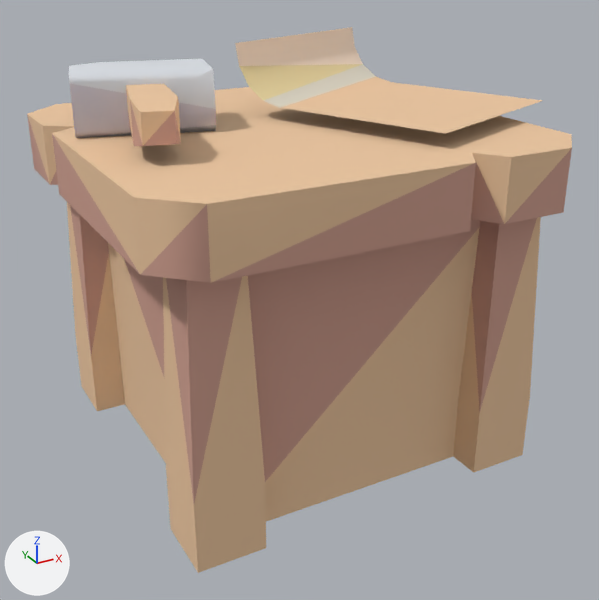
An edit to the glTF model example_game/world/props/workbench.prop/model.glb, drawn before and after from the same camera.
Both versions are drawn from a 50 mm camera at (-0.706, -1.269, 0.868) aimed at (-0.025, -0.031, 0.249). The lights are fixed; the arrows at lower left show +X, +Y and +Z. The first picture is the older version. Vertices at exactly the same position are counted once.

Script lines for the objects in view, before the commit:
```python
me_model = bpy.data.meshes.new('model')
me_model.from_pydata(...)  # 137 vertices, 226 faces; spans x -0.407..0.407, y -0.37..0.37, z -0.02..0.696
me_model.materials.append(mat_style)
ob_model = bpy.data.objects.new('model', me_model)
ob_model.location = (0.0, 0.0, 0.0)
```
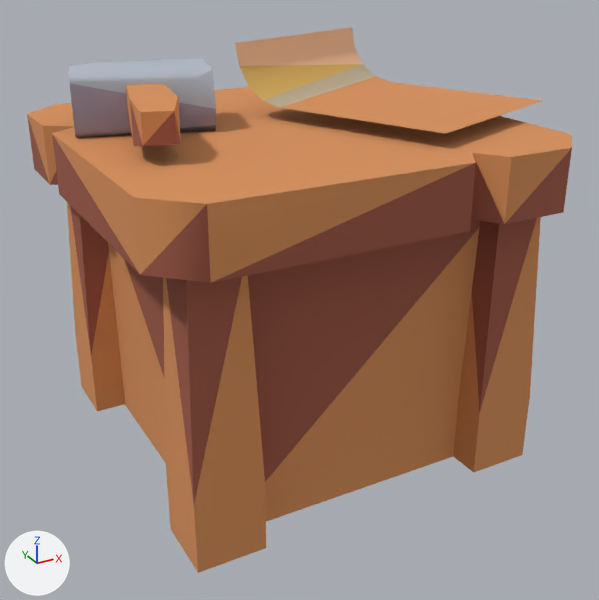
Location of each change, [x1, y1, x2, y2] in pixels of the pictures (599 x 600 px):
part 1 of me_model, recoloured (beige to orange): [27, 27, 572, 573] in both
part 2 of me_model, recoloured (beige to brown): [27, 84, 572, 503] in both

The edits, one by one:
me_model has 137 vertices, 226 faces and spans x -0.407..0.407, y -0.37..0.37, z -0.02..0.696.
me_model is used by ob_model.
me_model part 1: 141 faces centred in x -0.407..0.332, y -0.37..0.37, z -0.02..0.684 are repainted in the vertex colours; the middle colour goes from beige #edc7a0 to orange #d9915a.
me_model part 2: 85 faces centred in x -0.407..0.332, y -0.37..0.37, z 0.305..0.634 are repainted in the vertex colours; the middle colour goes from beige #d0a090 to brown #a05a47.
